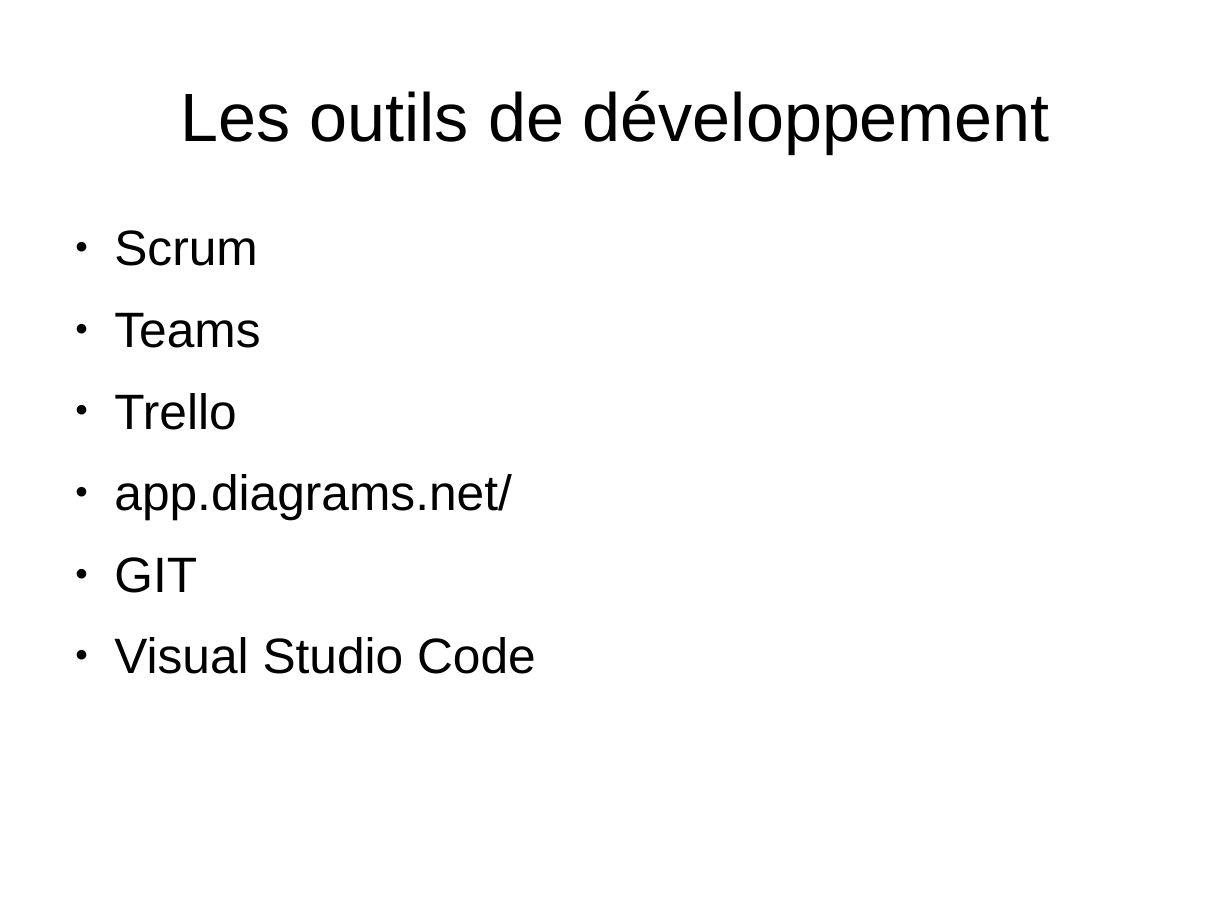
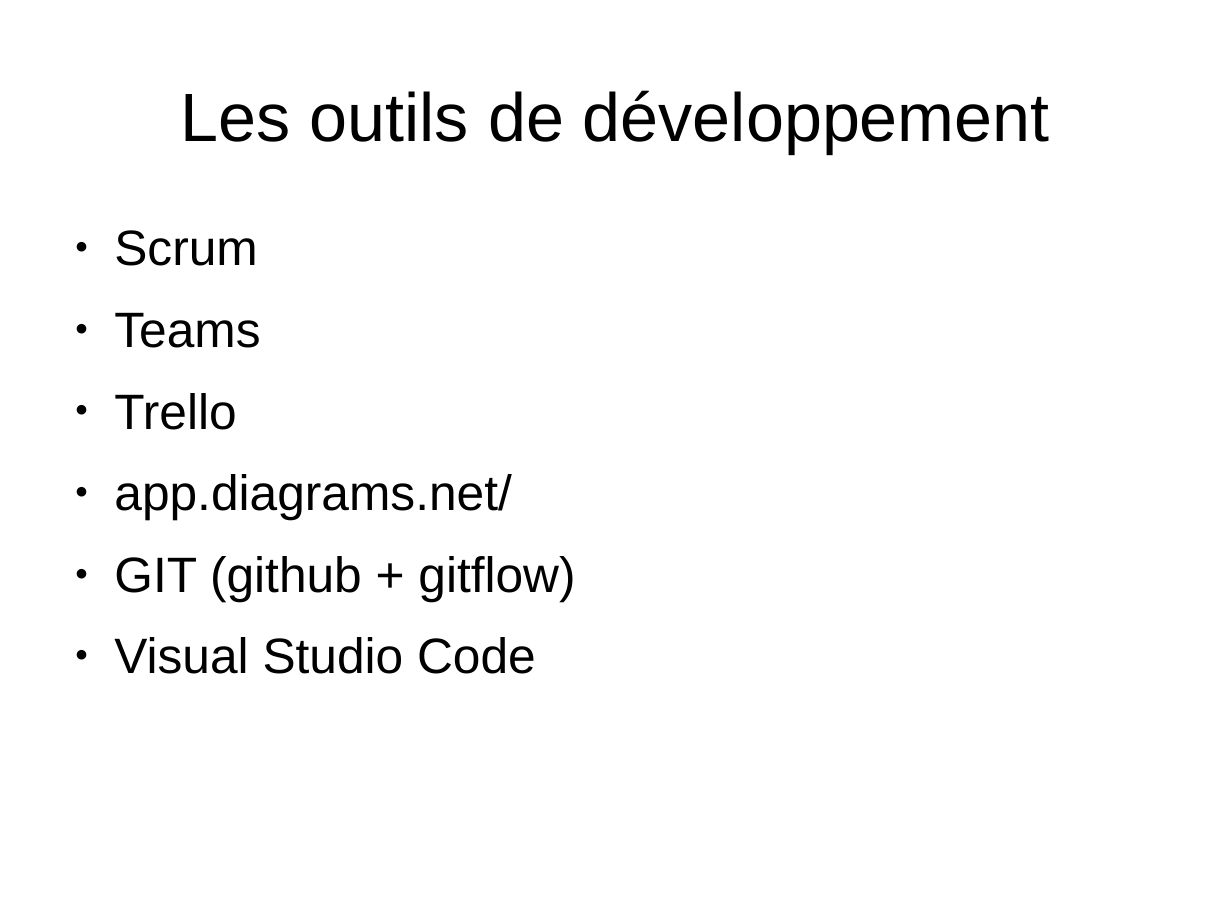
Before and after one commit to Wathil/POECNews, a slide deck: slide 4 of presentation.odp. Drawn at 1232x924 pixels with LibreOffice and Linux fonts; fonts in the diff are those of the drawing. Boxes give left, top, right and bottom in pixels: in the first picture for what was removed or moved away, otherwise in the second. Text is boxed around its words. In the diff, an @@ line names an element or a change of style, - is before the commit and + after.

Commit message:
ok

```diff
--- a/presentation.odp
+++ b/presentation.odp
@@ text at bbox=[114, 556, 575, 601]: text changed @@
-● GIT
+● GIT (github + gitflow)
```
Also in this commit, not shown: 1 other slide changed.
